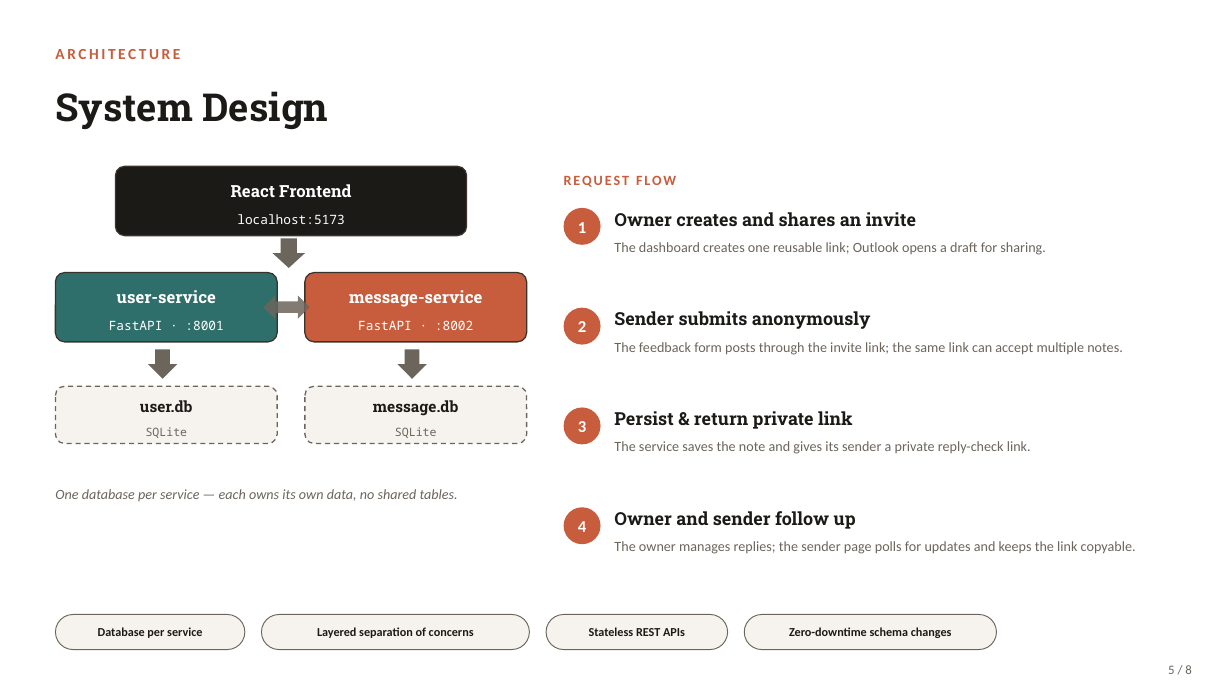
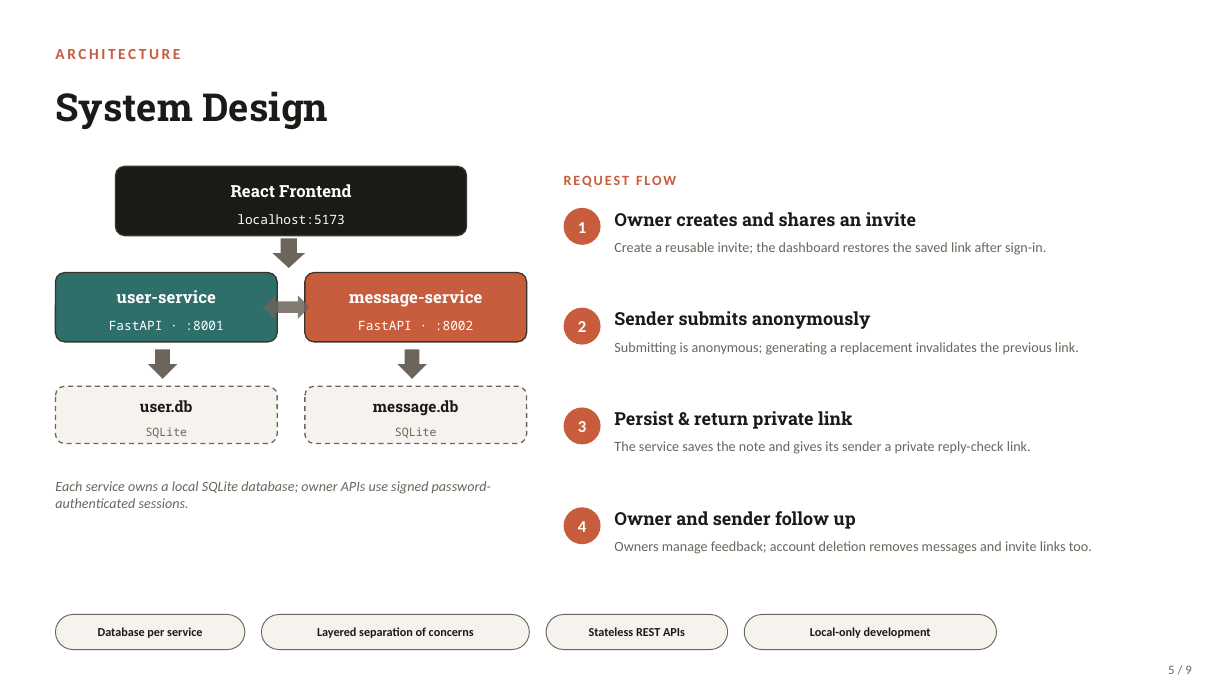
Before and after one commit to VedanshuPatel/Secret-Inbox, a slide deck: slide 5 of Secret_Inbox_Overview.pptx. Drawn at 1232x693 pixels with LibreOffice and Linux fonts; fonts in the diff are those of the drawing. Boxes give left, top, right and bottom in pixels: in the first picture for what was removed or moved away, otherwise in the second. Text is boxed around its words. In the diff, an @@ line names an element or a change of style, - is before the commit and + after.

```diff
--- a/Secret_Inbox_Overview.pptx
+++ b/Secret_Inbox_Overview.pptx
@@ text at (614,242,1046,255): text changed @@
-The dashboard creates one reusable link; Outlook opens a draft for sharing.
+Create a reusable invite; the dashboard restores the saved link after sign-in.
@@ text at (614,342,1079,355): text changed @@
-The feedback form posts through the invite link; the same link can accept multiple notes.
+Submitting is anonymous; generating a replacement invalidates the previous link.
@@ text at (55,481,491,508): text changed @@
-One database per service — each owns its own data, no shared tables.
+Each service owns a local SQLite database; owner APIs use signed password-authenticated sessions.
@@ text at (614,541,1092,554): text changed @@
-The owner manages replies; the sender page polls for updates and keeps the link copyable.
+Owners manage feedback; account deletion removes messages and invite links too.
@@ text at (810,627,931,638): text changed @@
-Zero-downtime schema changes
+Local-only development
@@ text at (1168,665,1191,674): text changed @@
-5 / 8
+5 / 9
```
Also in this commit, not shown: 5 other slides changed, 1 slide added, 1 slide removed, 20 other files.
